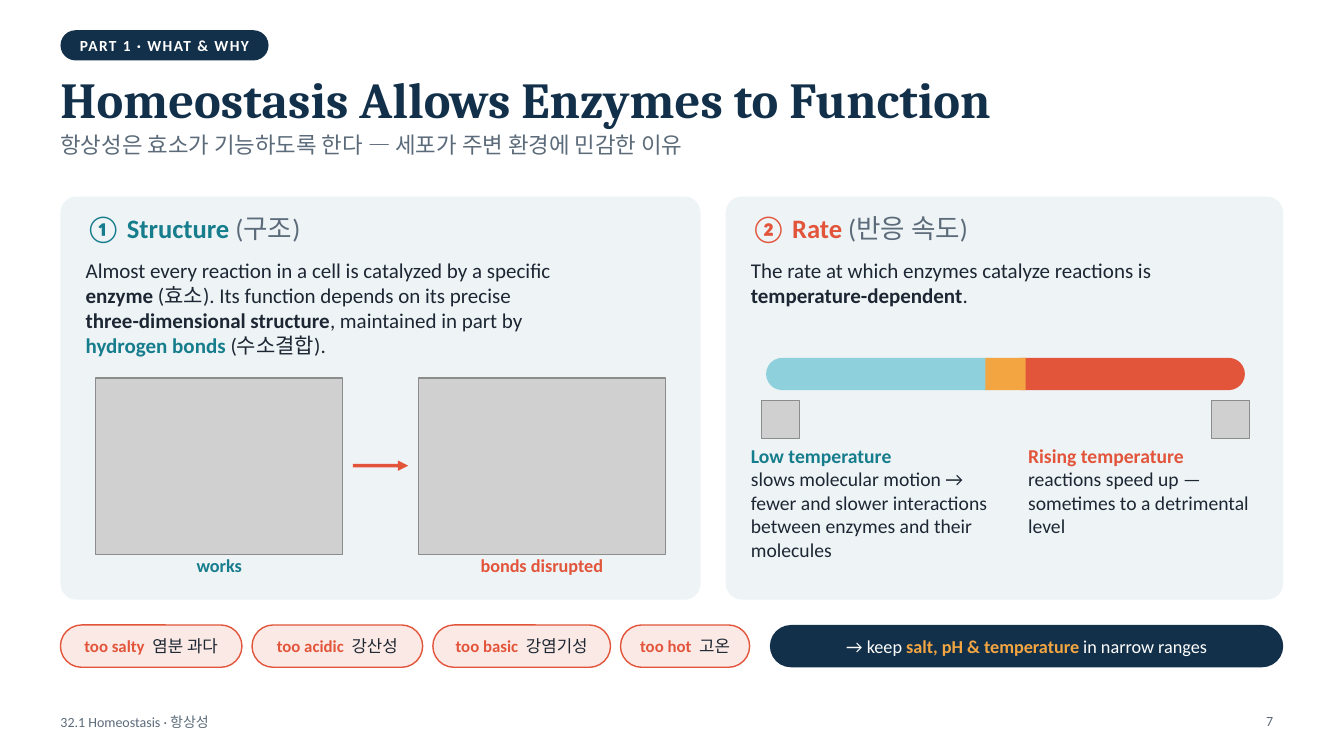
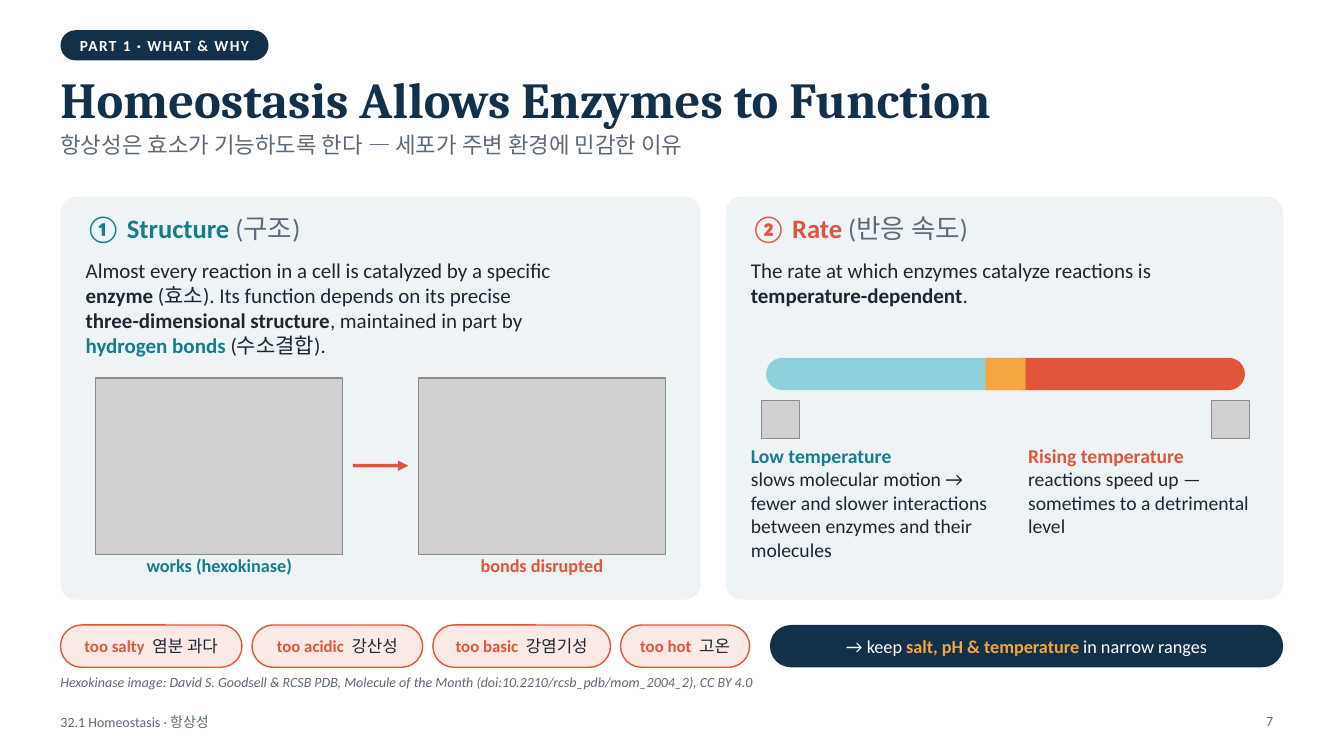
Before and after one commit to coula0908/biology, a slide deck: slide 7 of 32.1_homeostasis/32.1_Homeostasis.pptx. Drawn at 1344x756 pixels with LibreOffice and Linux fonts; fonts in the diff are those of the drawing; grey boxes stand for pictures. Boxes give left, top, right and bottom in pixels: in the first picture for what was removed or moved away, otherwise in the second. Text is boxed around its words. In the diff, an @@ line names an element or a change of style, - is before the commit and + after.

```diff
--- a/32.1_homeostasis/32.1_Homeostasis.pptx
+++ b/32.1_homeostasis/32.1_Homeostasis.pptx
@@ text at [147,558,292,575]: text changed @@
-works
+works (hexokinase)
@@ text added at [60,677,753,690], 10 pt, text #5C6B7A, italic @@
+Hexokinase image: David S. Goodsell & RCSB PDB, Molecule of the Month (doi:10.2210/rcsb_pdb/mom_2004_2), CC BY 4.0
```
Also in this commit, not shown: 2 other slides changed, 11 other files.
